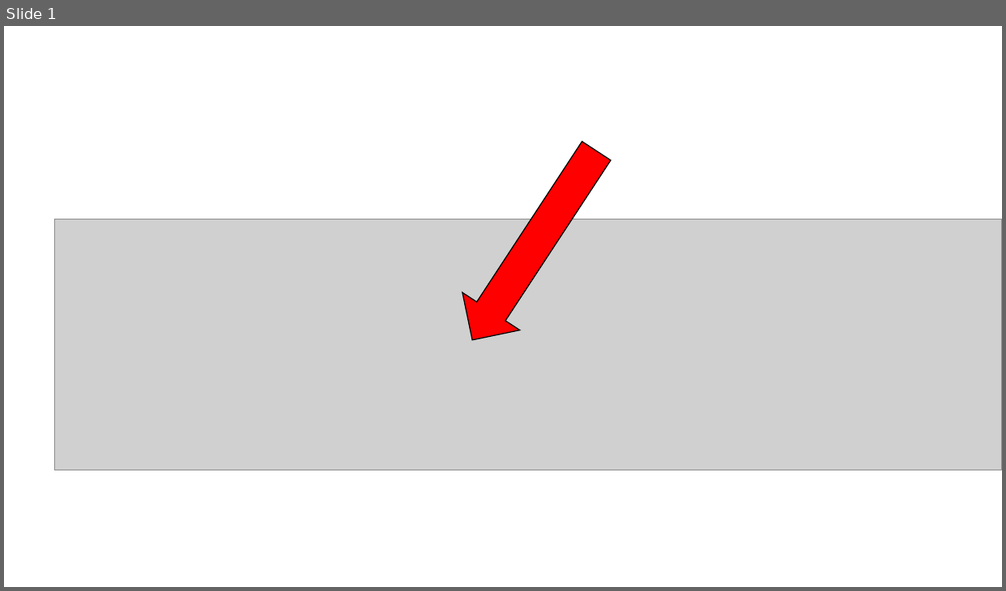
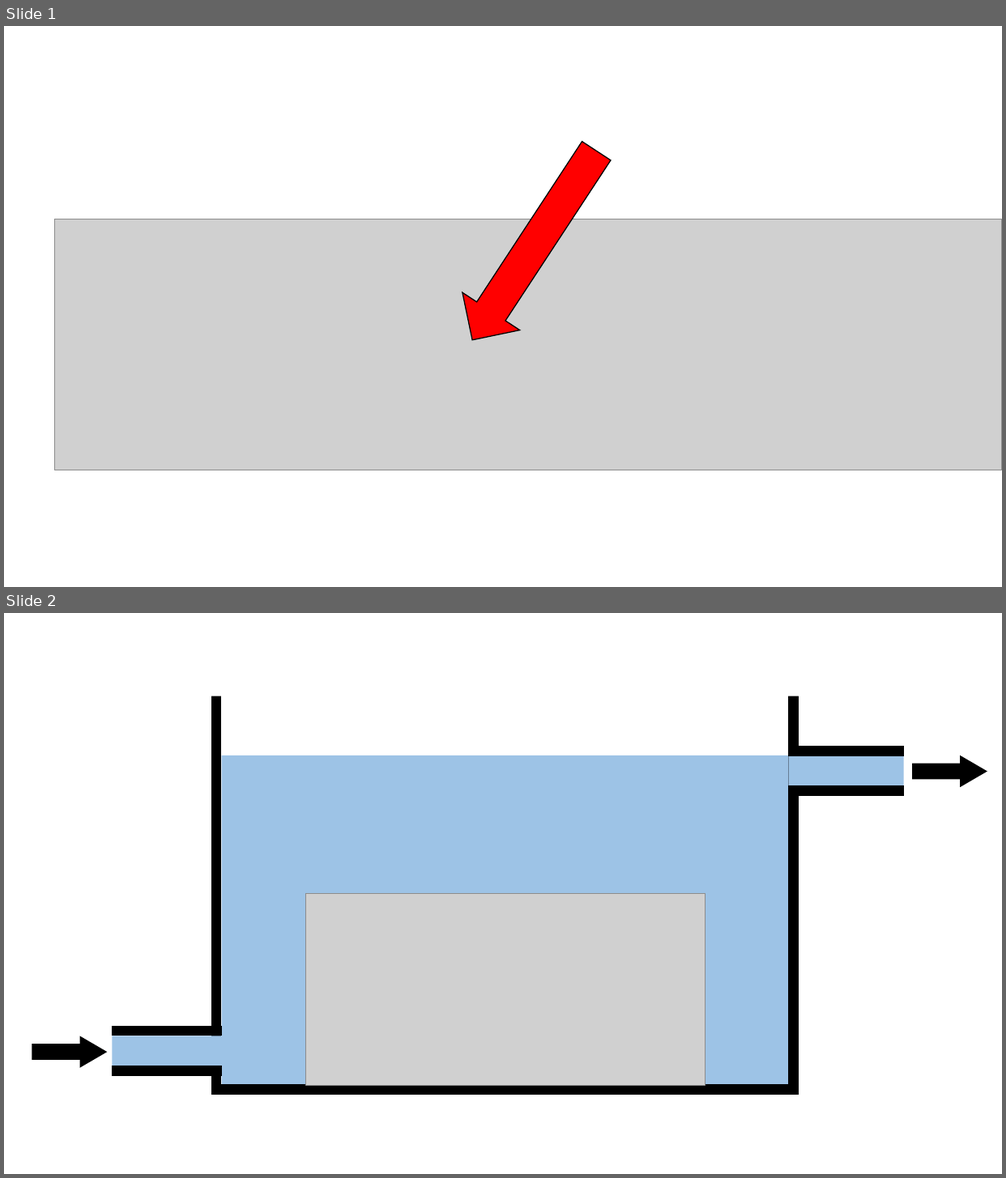
Before and after one commit to Diego-Ibarra/aquaculture-modelling, a slide deck: Week5/more diagrams.pptx. Shown one above the other, each under a label of ours: slide 1 before the commit, slides 1 and 2 after it. The pictures are 1006x591 and 1006x1178 pixels, drawn with LibreOffice and Linux fonts; fonts in the diff are those of the drawing; grey boxes stand for pictures. Boxes give left, top, right and bottom in pixels: in the first picture for what was removed or moved away, otherwise in the second. Text is boxed around its words. In the diff, an @@ line names an element or a change of style, - is before the commit and + after.

```diff
--- a/Week5/more diagrams.pptx
+++ b/Week5/more diagrams.pptx
@@ slide 2 added at (x1=4, y1=613, x2=1002, y2=1174), background #FFFFFF @@
@@ rectangle added at (x1=184, y1=645, x2=823, y2=696), fill #FFFFFF @@
@@ rectangle added at (x1=216, y1=676, x2=794, y2=1090), outline #000000 10 pt @@
@@ rectangle added at (x1=222, y1=756, x2=790, y2=1085), fill #9DC3E6 @@
@@ rectangle added at (x1=789, y1=756, x2=904, y2=791), fill #9DC3E6 @@
@@ line added from (789, 751) to (904, 751), #000000 10 pt @@
@@ right arrow added at (x1=912, y1=756, x2=987, y2=787), fill #000000 @@
@@ line added from (789, 791) to (904, 791), #000000 10 pt @@
@@ picture added at (x1=305, y1=894, x2=705, y2=1085) @@
@@ right arrow added at (x1=32, y1=1036, x2=108, y2=1068), fill #000000 @@
@@ rectangle added at (x1=112, y1=1036, x2=222, y2=1071), fill #9DC3E6 @@
@@ line added from (112, 1031) to (222, 1031), #000000 10 pt @@
@@ line added from (112, 1071) to (222, 1071), #000000 10 pt @@
```
Also in this commit, not shown: 2 other slides added, 8 other files.
